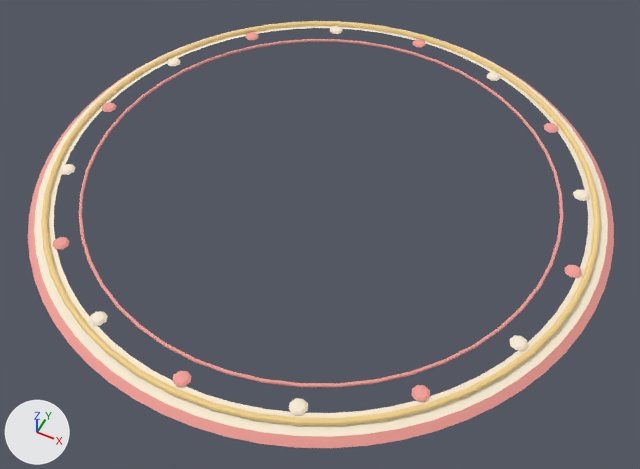
The OBJ model assets/models/parkpark/ParkParkCarouselPlatform.obj as it was, and as the next commit left it.
One viewpoint serves both versions: a camera (50 mm lens) standing at (11.7, -23.5, 26.7) and looking at (0.6, -1.4, -0.9). The lights are fixed; the arrows at lower left show +X, +Y and +Z. The older version comes first. Where no turn or scale is listed for an object, it has been applied to the vertices. Vertices at exactly the same position are counted once.

The first picture shows 'ParkParkCarouselPlatform'.
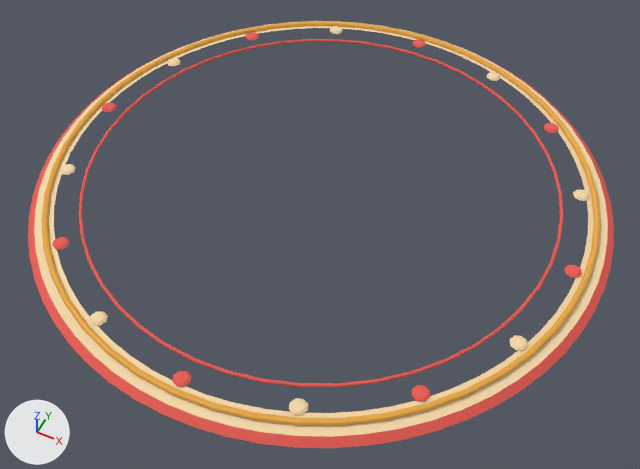
Boxes [x1, y1, x2, y2] around the edits, measured in the pictures (640 x 469 px):
'ParkParkCarouselPlatform', surface changed
    both: [28, 21, 614, 448]

The change in detail:
Picture 'ParkParkPalette.png' (img_parkparkpalette_png) is new.
In material 'cream' (mat_cream), base_color is no longer (0.96, 0.85, 0.67), pale yellow #faedd6.
In material 'cream' (mat_cream), texture is now set to img_parkparkpalette_png.
In material 'coral' (mat_coral), base_color is no longer (0.91, 0.36, 0.32), pink #f5a299.
In material 'coral' (mat_coral), texture is now set to img_parkparkpalette_png.
In material 'gold' (mat_gold), base_color is no longer (0.92, 0.67, 0.27), beige #f6d68e.
In material 'gold' (mat_gold), texture is now set to img_parkparkpalette_png.
me_parkparkcarouselplatform has 1442 vertices, 1472 faces and spans x -12.0..12.0, y -12.0..12.0, z 0.1..0.8.
me_parkparkcarouselplatform is used by ob_parkparkcarouselplatform; location (0.0, 0.0, 0.0).
me_parkparkcarouselplatform part 1: texture (UV) coordinates changed.
